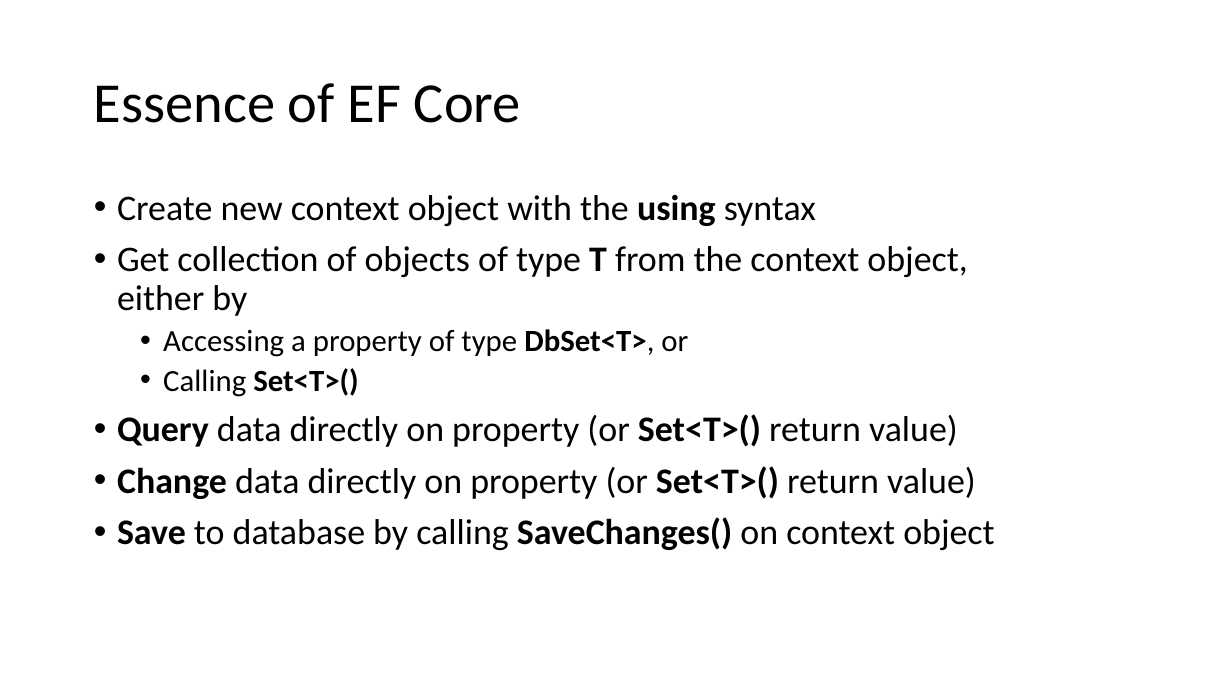
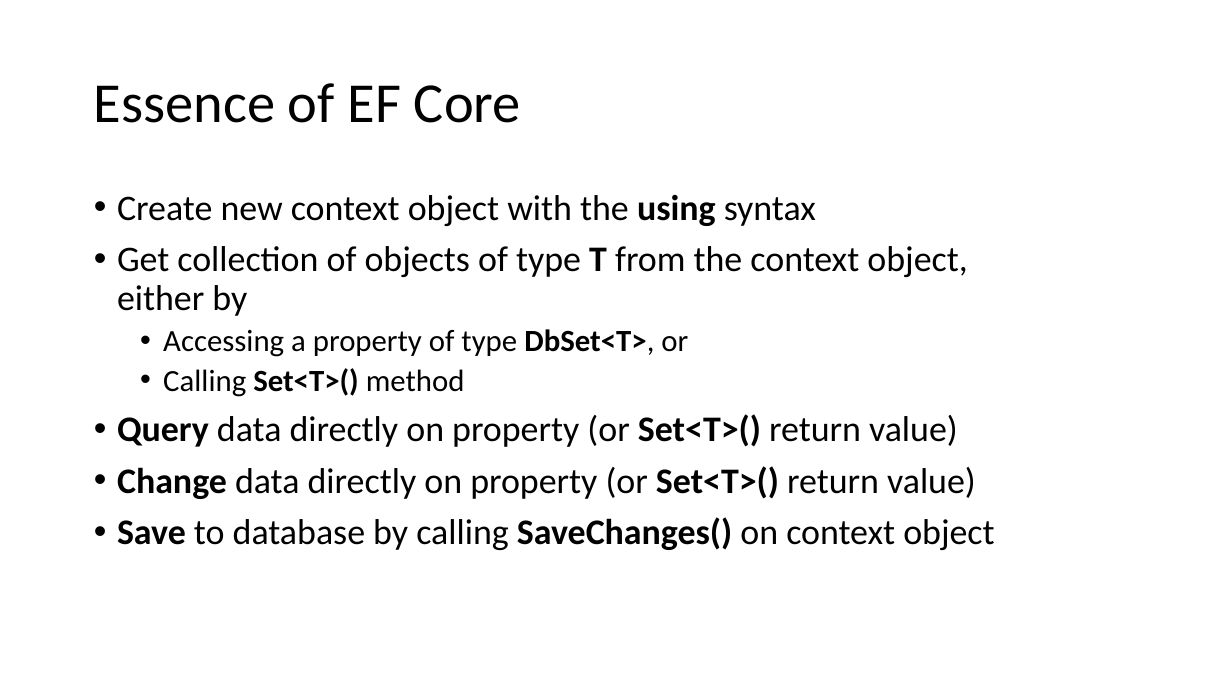
Before and after one commit to perslaursen/OOProg22, a slide deck: slide 26 of Chap/EFCore/Presentations/EFCoreEssentials.pptx (slide 25 before the commit). Drawn at 1232x693 pixels with LibreOffice and Linux fonts; fonts in the diff are those of the drawing. Boxes give left, top, right and bottom in pixels: in the first picture for what was removed or moved away, otherwise in the second. Text is boxed around its words. In the diff, an @@ line names an element or a change of style, - is before the commit and + after.

```diff
--- a/Chap/EFCore/Presentations/EFCoreEssentials.pptx
+++ b/Chap/EFCore/Presentations/EFCoreEssentials.pptx
@@ text at (163, 368, 465, 397): text changed; bold off @@
-  • Calling Set<T>()
+  • Calling Set<T>() method
```
Also in this commit, not shown: 13 other slides changed, 2 slides added, 1 slide removed, 12 other files.
